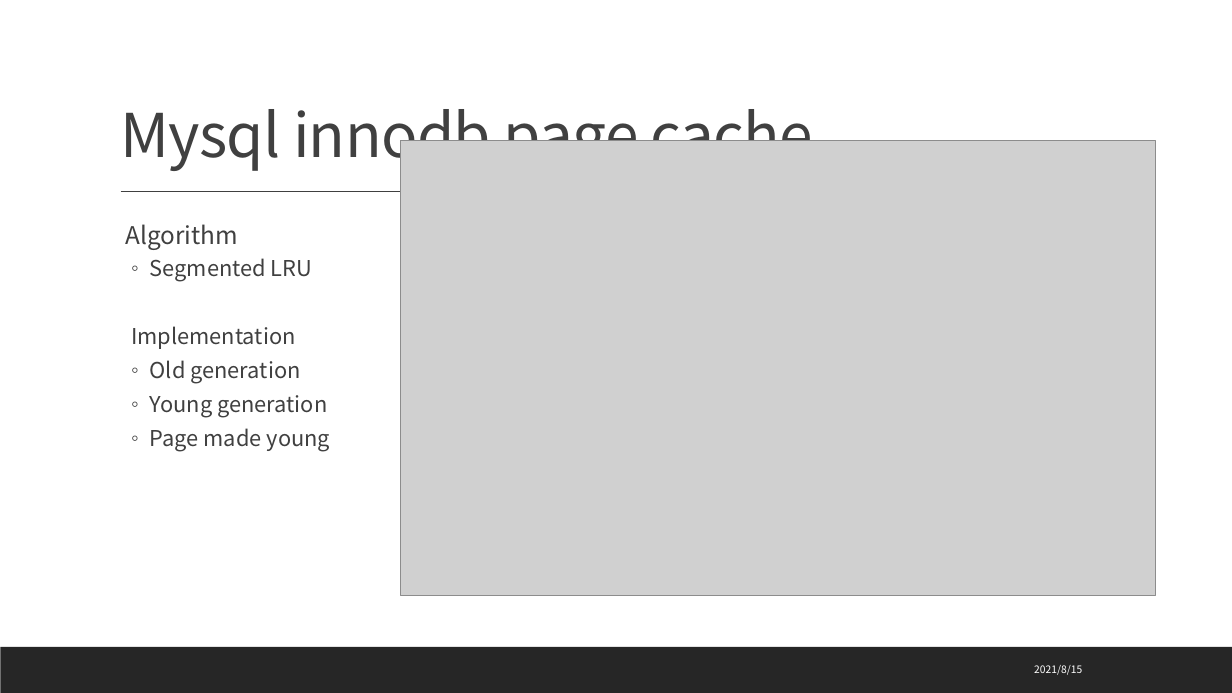
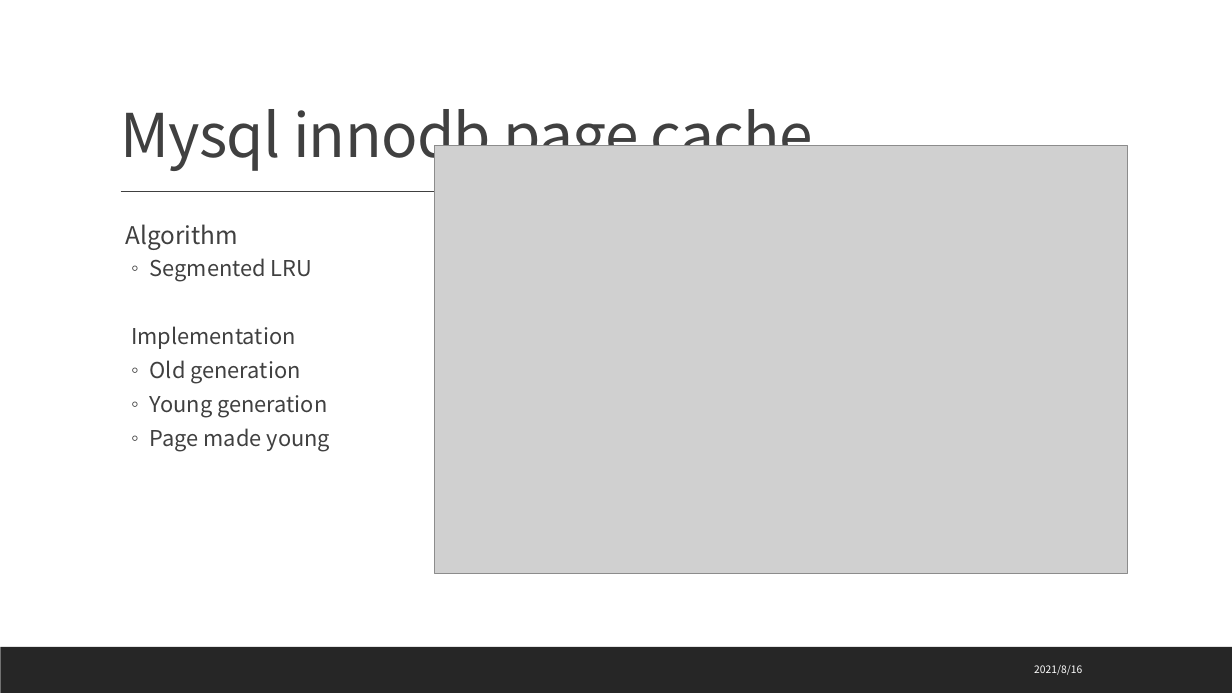
Before and after one commit to huzais520/doc, a slide deck: slide 9 of doc/ppt.pptx. Drawn at 1232x693 pixels with LibreOffice and Linux fonts; fonts in the diff are those of the drawing; grey boxes stand for pictures. Boxes give left, top, right and bottom in pixels: in the first picture for what was removed or moved away, otherwise in the second. Text is boxed around its words. In the diff, an @@ line names an element or a change of style, - is before the commit and + after.

```diff
--- a/doc/ppt.pptx
+++ b/doc/ppt.pptx
@@ picture: place and size @@
-picture at [401, 141, 1156, 595]
+picture at [435, 145, 1128, 574]
@@ text at [1034, 665, 1082, 675]: text changed @@
-2021/8/15
+2021/8/16
```
Also in this commit, not shown: 18 other slides changed, 3 other files.
